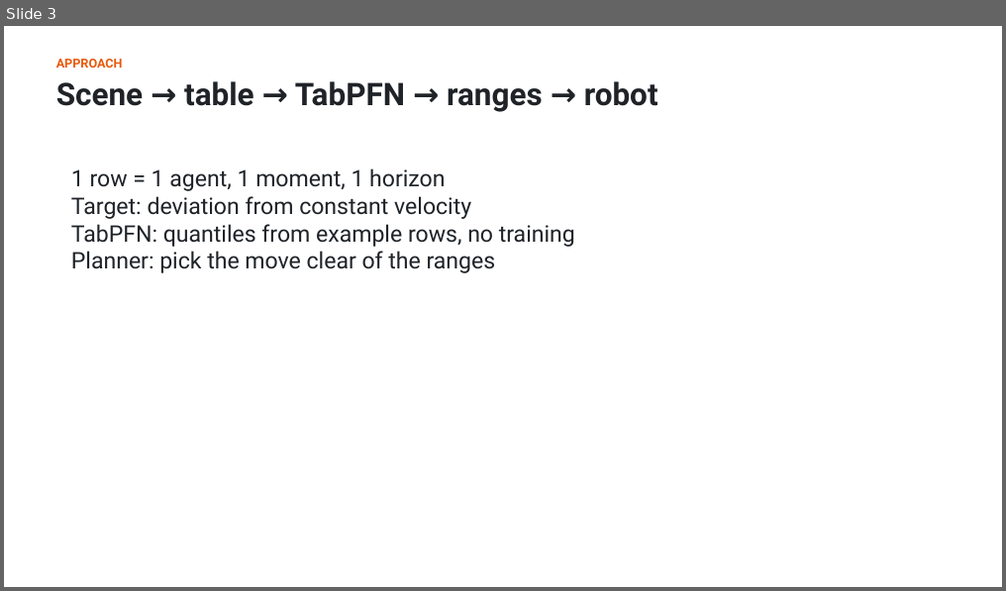
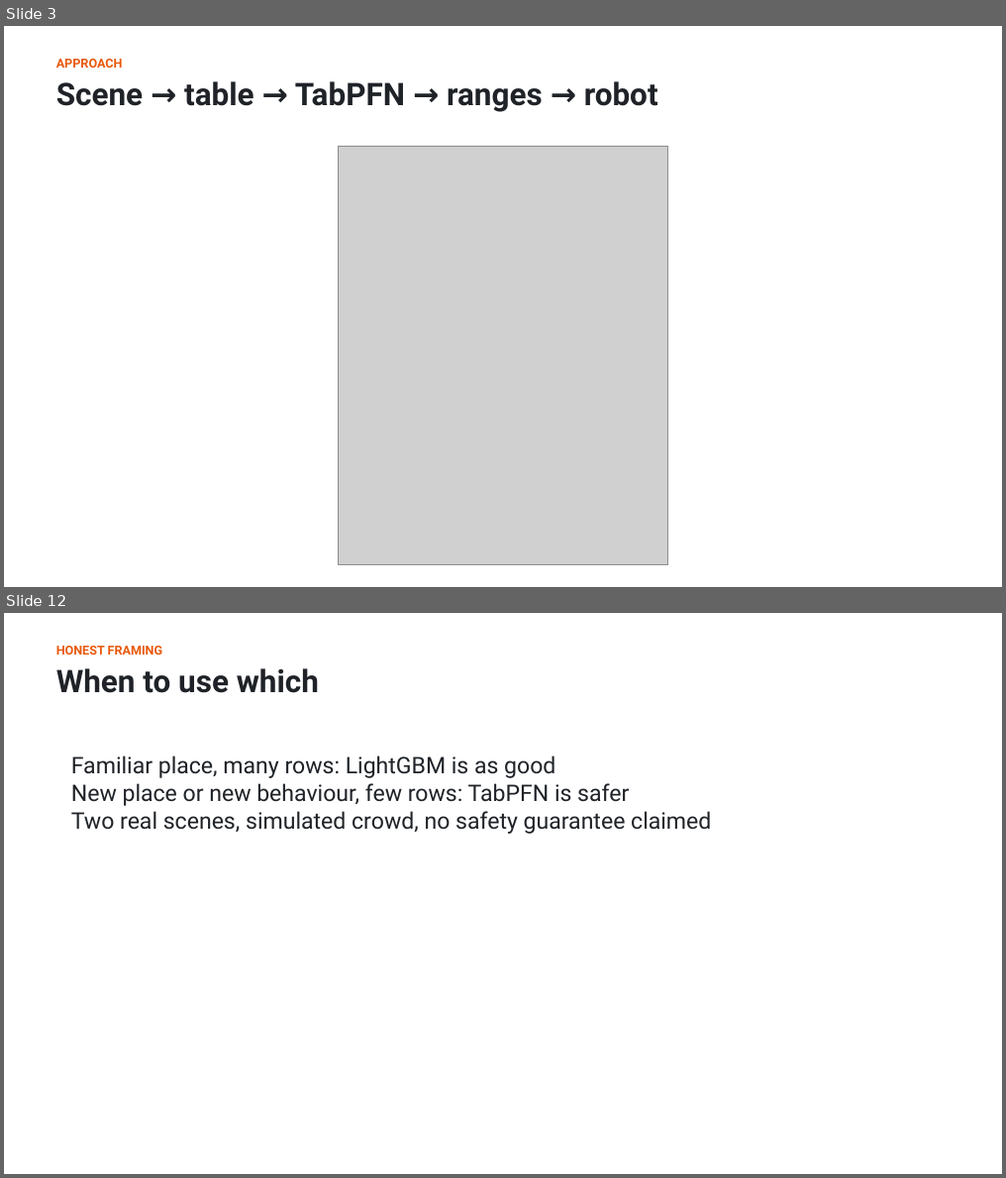
Before and after one commit to shiinalight/Foresight, a slide deck: deck/Foresight.pptx. Shown one above the other, each under a label of ours: slide 3 before the commit, slides 3 and 12 after it; the slides between them are not shown. The pictures are 1006x591 and 1006x1178 pixels, drawn with LibreOffice and Linux fonts; fonts in the diff are those of the drawing; grey boxes stand for pictures. Boxes give left, top, right and bottom in pixels: in the first picture for what was removed or moved away, otherwise in the second. Text is boxed around its words. In the diff, an @@ line names an element or a change of style, - is before the commit and + after.

```diff
--- a/deck/Foresight.pptx
+++ b/deck/Foresight.pptx
@@ slide 12 added at (x1=4, y1=613, x2=1002, y2=1174), background #FFFFFF @@
@@ text added at (x1=56, y1=646, x2=163, y2=655), 12 pt, text #E8590C, bold @@
+HONEST FRAMING
@@ text added at (x1=56, y1=668, x2=319, y2=693), 30 pt, text #1F2328, bold @@
+When to use which
@@ text added at (x1=71, y1=756, x2=711, y2=834), 22 pt, text #1F2328 @@
+Familiar place, many rows: LightGBM is as good
+New place or new behaviour, few rows: TabPFN is safer
+Two real scenes, simulated crowd, no safety guarantee claimed
@@ slide 3 changed as well @@
@@ text removed at (x1=71, y1=169, x2=575, y2=274) @@
-1 row = 1 agent, 1 moment, 1 horizon
-Target: deviation from constant velocity
-TabPFN: quantiles from example rows, no training
-Planner: pick the move clear of the ranges
@@ picture added at (x1=338, y1=146, x2=668, y2=565) @@
```
Also in this commit, not shown: 3 other slides changed, 8 other slides added, 12 slides removed, 3 other files.
